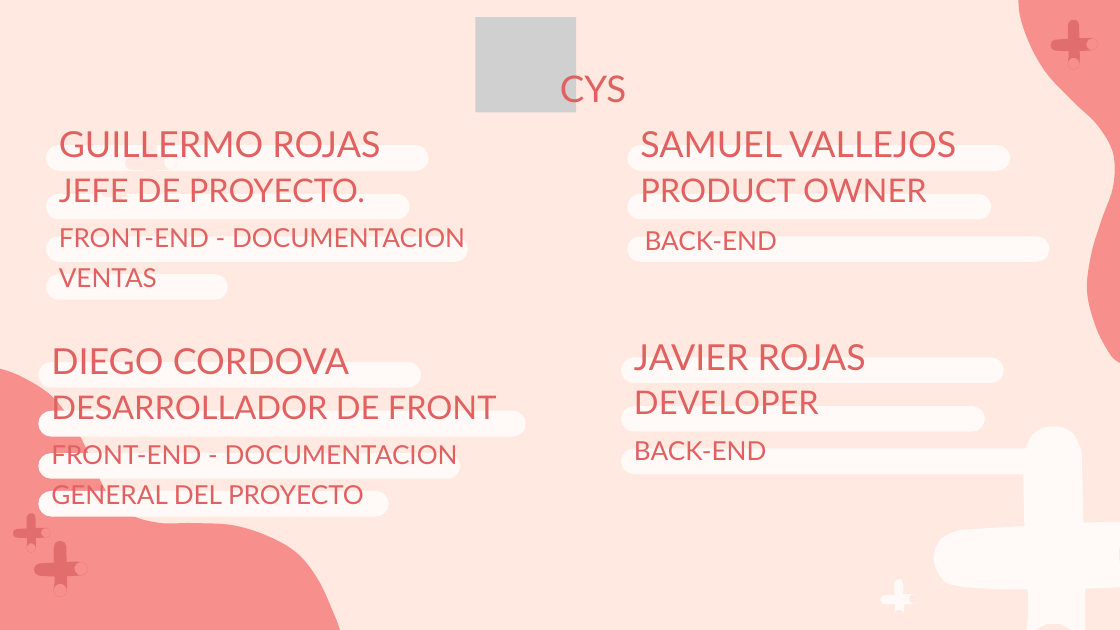
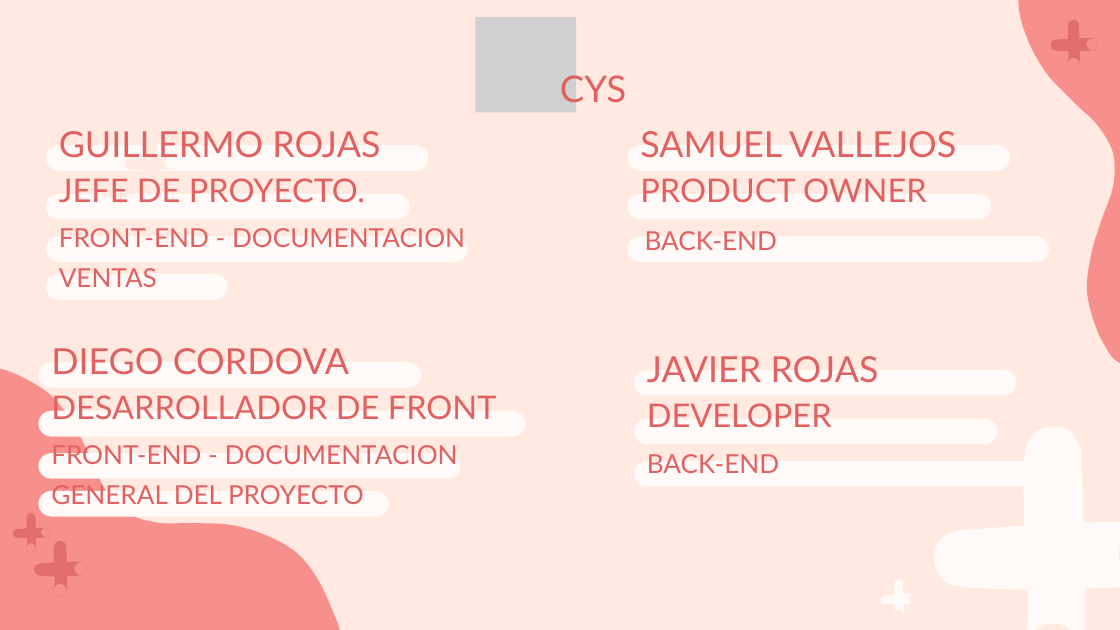
Before and after one commit to SamuelVallejos/Consultorio_Cys, a slide deck: slide 2 of Fase 3/Evidencias Grupales/Presentación Final Del Proyecto (Español) - .pptx. Drawn at 1120x630 pixels with LibreOffice and Linux fonts; fonts in the diff are those of the drawing; grey boxes stand for pictures. Boxes give left, top, right and bottom in pixels: in the first picture for what was removed or moved away, otherwise in the second. Text is boxed around its words. In the diff, an @@ line names an element or a change of style, - is before the commit and + after.

```diff
--- a/Fase 3/Evidencias Grupales/Presentación Final Del Proyecto (Español) - .pptx
+++ b/Fase 3/Evidencias Grupales/Presentación Final Del Proyecto (Español) - .pptx
@@ 2 texts, 1 freeform shape: place and size @@
-2 texts, 1 freeform shape at [621, 344, 1004, 460]
+2 texts, 1 freeform shape at [634, 356, 1017, 473]
@@ 2 freeform shapes, 1 text: place and size @@
-2 freeform shapes, 1 text at [621, 390, 1043, 474]
+2 freeform shapes, 1 text at [634, 403, 1056, 487]
```
Also in this commit, not shown: 8 other slides changed, 4 slides added, 2 slides removed.
